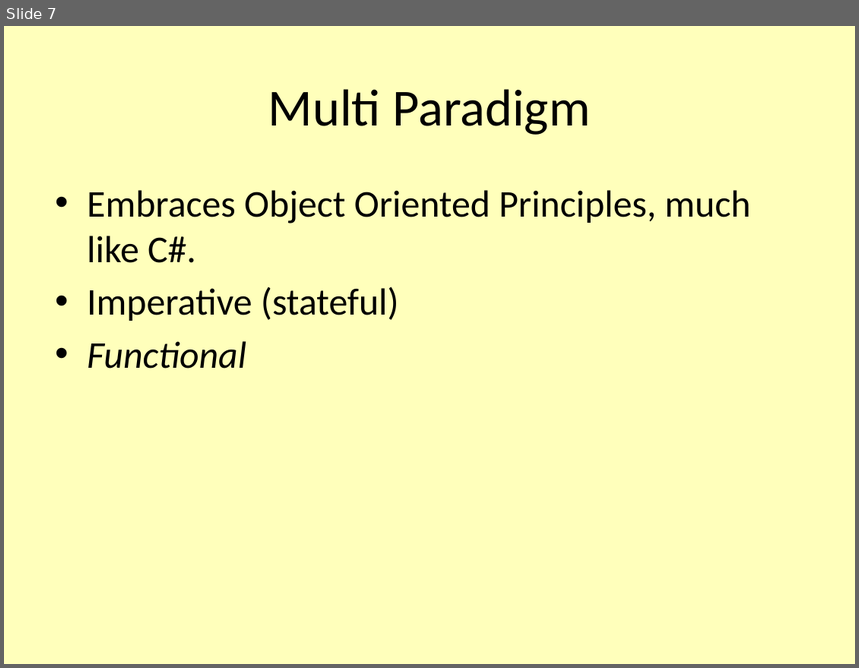
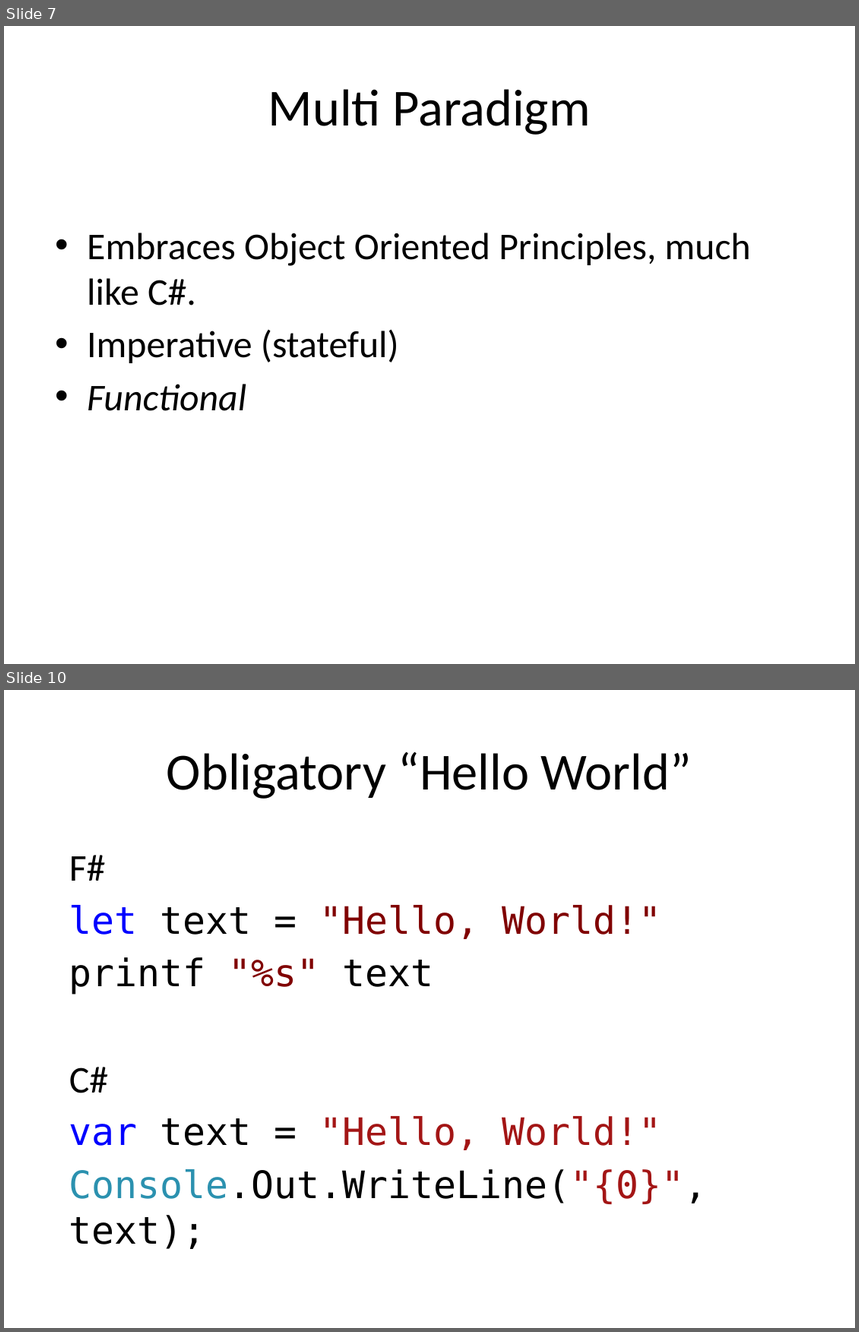
Before and after one commit to vcsjones/Presentations, a slide deck: RCC.2010.2/F.pptx. Shown one above the other, each under a label of ours: slide 7 before the commit, slides 7 and 10 after it; the slides between them are not shown. The pictures are 859x668 and 859x1332 pixels, drawn with LibreOffice and Linux fonts; fonts in the diff are those of the drawing; background and template pictures are left out. Boxes give left, top, right and bottom in pixels: in the first picture for what was removed or moved away, otherwise in the second. Text is boxed around its words. In the diff, an @@ line names an element or a change of style, - is before the commit and + after.

```diff
--- a/RCC.2010.2/F.pptx
+++ b/RCC.2010.2/F.pptx
@@ slide 10 added at [4,690,855,1328], background #FFFFFF @@
@@ title added at [167,752,692,799], 44 pt, text #000000 @@
+Obligatory “Hello World”
@@ text added at [69,855,708,1249], 32 pt, text #000000 @@
+F#
+let text = "Hello, World!"
+printf "%s" text
+C#
+var text = "Hello, World!"
+Console.Out.WriteLine("{0}", text);
@@ slide 7 changed as well @@
@@ background #FFFFBB to #FFFFFF @@
@@ text "Embraces Object Oriented Principles, much ...": place and size @@
-text "Embraces Object Oriented Principles, much ..." at [87,190,751,369]
+text "Embraces Object Oriented Principles, much ..." at [87,233,751,411]
```
Also in this commit, not shown: 11 other slides changed, 4 other slides added, 11 other files.
